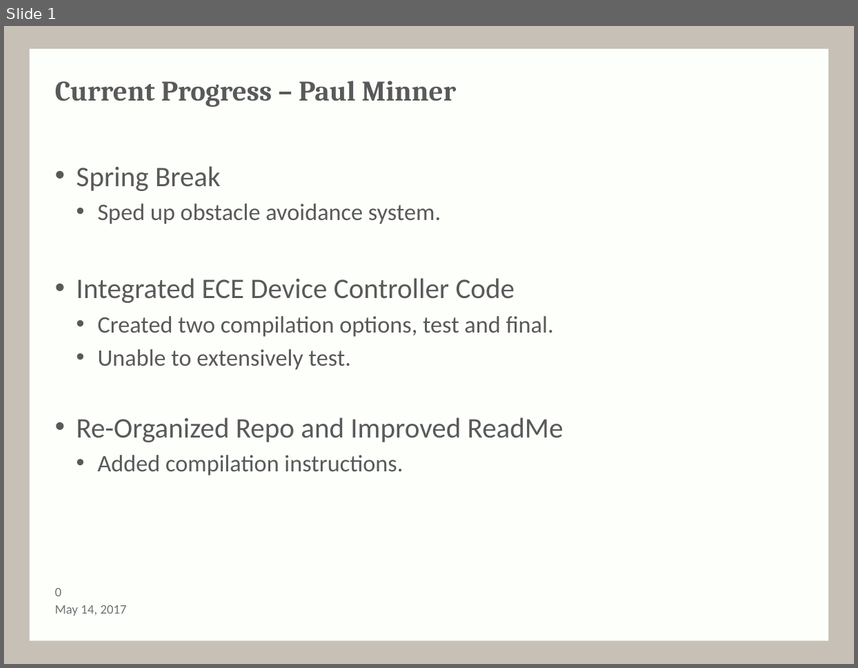
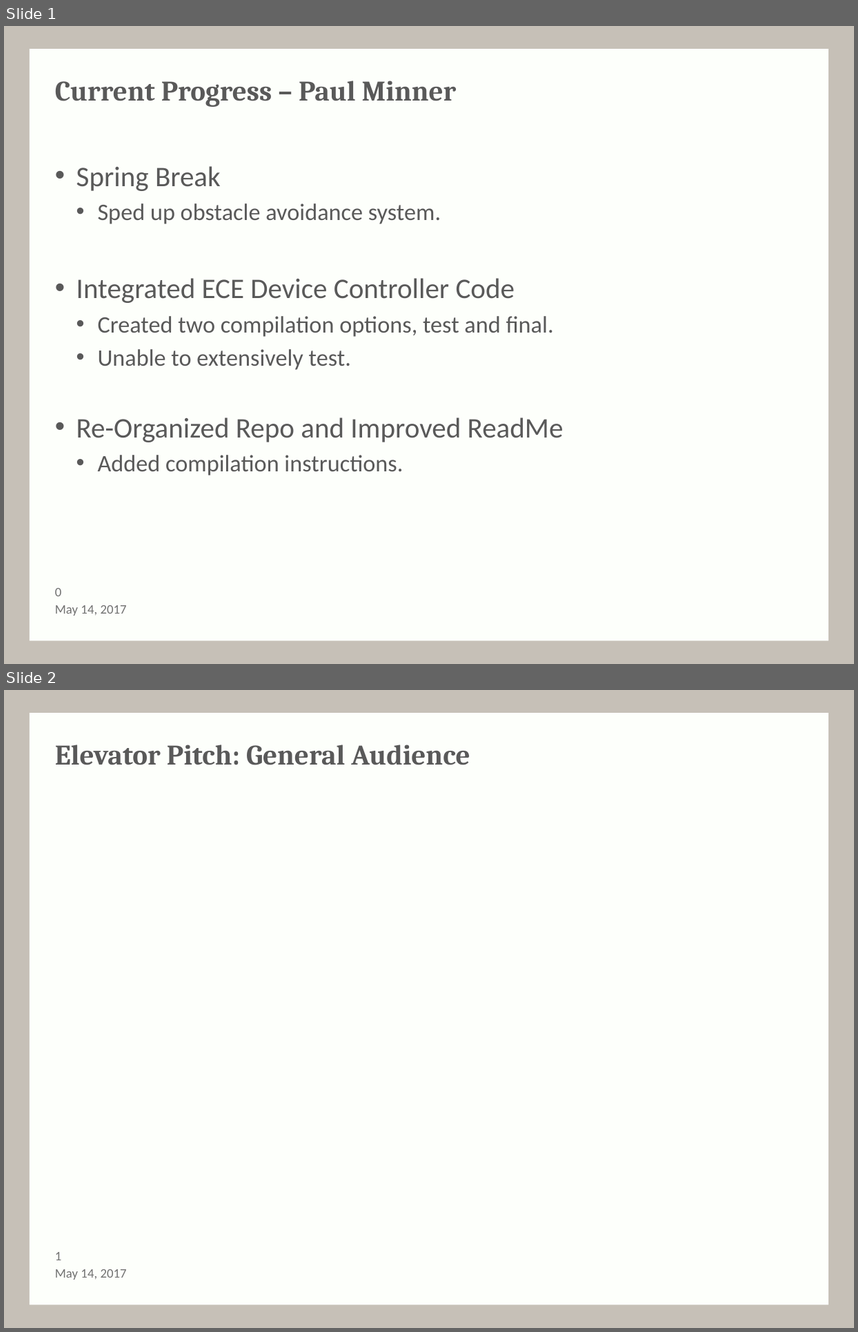
Before and after one commit to ARLISS-oregonstate-1617capstone/ARLISS-Micro-Satellite-Project, a slide deck: Spring Presentation/pmprogress.pptx. Shown one above the other, each under a label of ours: slide 1 before the commit, slides 1 and 2 after it. The pictures are 858x668 and 858x1332 pixels, drawn with LibreOffice and Linux fonts; fonts in the diff are those of the drawing; background and template pictures are left out. Boxes give left, top, right and bottom in pixels: in the first picture for what was removed or moved away, otherwise in the second. Text is boxed around its words. In the diff, an @@ line names an element or a change of style, - is before the commit and + after.

```diff
--- a/Spring Presentation/pmprogress.pptx
+++ b/Spring Presentation/pmprogress.pptx
@@ slide 2 added at (4, 690, 854, 1328), background #C6C0B7; not listed: 1 template element that a slide beside it also shows @@
@@ title added at (55, 745, 470, 765), 24 pt, text #595959, bold @@
+Elevator Pitch: General Audience
@@ text added at (55, 1269, 127, 1279), 11 pt, text #717171 @@
+May 14, 2017
@@ page number added at (55, 1252, 62, 1260), 11 pt, text #717171 @@
+1
```
Also in this commit, not shown: 1 other slide added, 2 other files.
